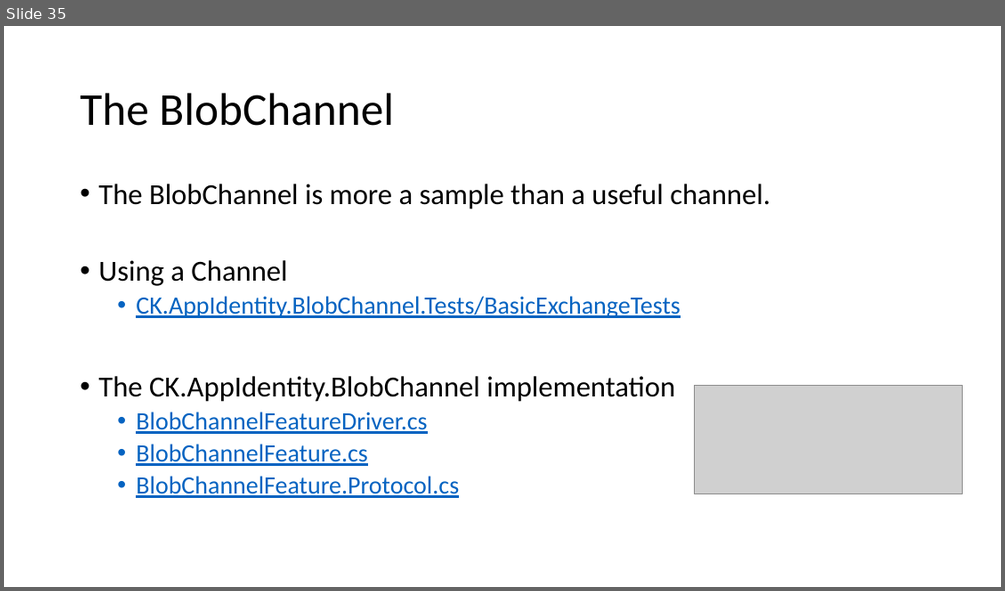
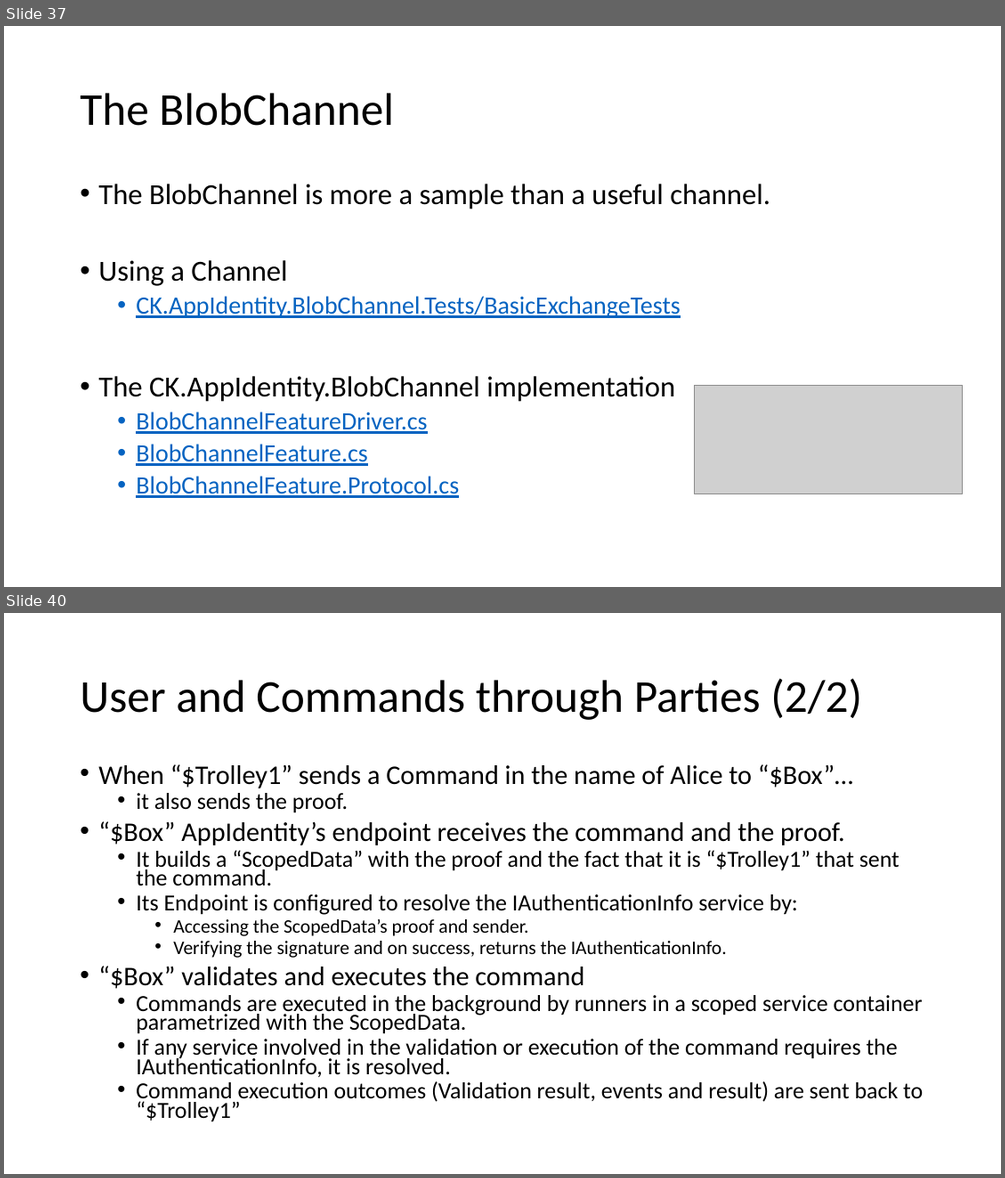
Before and after one commit to signature-opensource/CK-AppIdentity-Transport, a slide deck: Doc/CK-AppIdentity.pptx. Shown one above the other, each under a label of ours: slide 35 before the commit, slides 37 and 40 after it; the slides between them are not shown. The pictures are 1005x591 and 1005x1178 pixels, drawn with LibreOffice and Linux fonts; fonts in the diff are those of the drawing; grey boxes stand for pictures. Boxes give left, top, right and bottom in pixels: in the first picture for what was removed or moved away, otherwise in the second. Text is boxed around its words. In the diff, an @@ line names an element or a change of style, - is before the commit and + after.

```diff
--- a/Doc/CK-AppIdentity.pptx
+++ b/Doc/CK-AppIdentity.pptx
@@ slide 40 added at box(4, 613, 1001, 1174), background #FFFFFF @@
@@ title added at box(80, 678, 862, 720), 44 pt, text #000000 @@
+User and Commands through Parties (2/2)
@@ text added at box(98, 764, 922, 1122), 22.2 pt, text #000000 @@
+• When “$Trolley1” sends a Command in the name of Alice to “$Box”…
+  • it also sends the proof.
+• “$Box” AppIdentity’s endpoint receives the command and the proof.
+  • It builds a “ScopedData” with the proof and the fact that it is “$Trolley1” that sent the command.
+  • Its Endpoint is configured to resolve the IAuthenticationInfo service by:
+    • Accessing the ScopedData’s proof and sender.
+    • Verifying the signature and on success, returns the IAuthenticationInfo.
+• “$Box” validates and executes the command
+  • Commands are executed in the background by runners in a scoped service container parametrized with the ScopedData.
+  • If any service involved in the validation or execution of the command requires the IAuthenticationInfo, it is resolved.
+  • Command execution outcomes (Validation result, events and result) are sent back to “$Trolley1”
@@ what was slide 35 is now slide 37 @@
```
Also in this commit, not shown: 8 slides changed, 8 other slides added, 1 slide removed, 33 other files.
